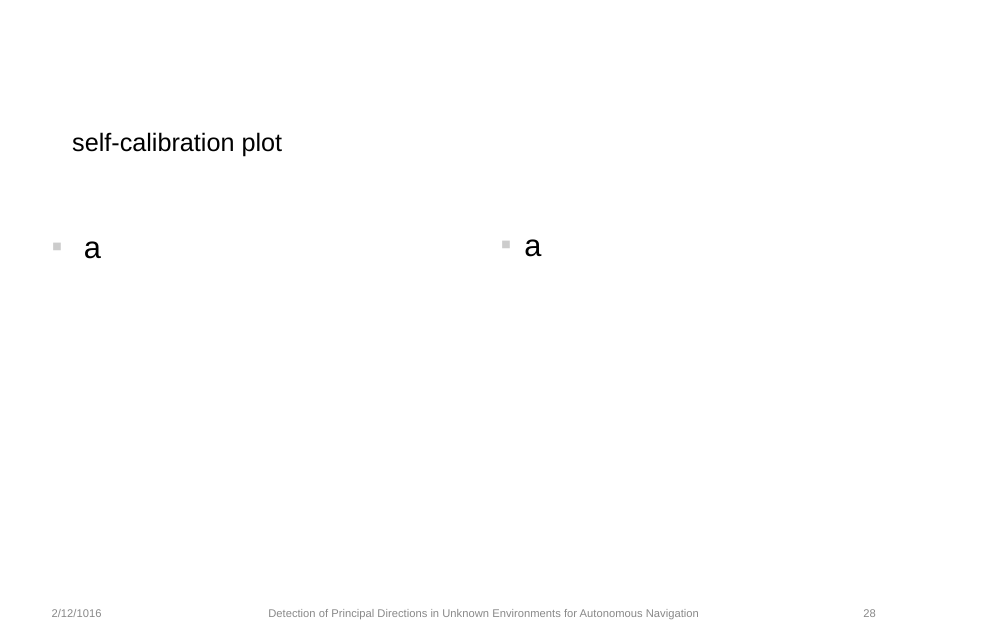
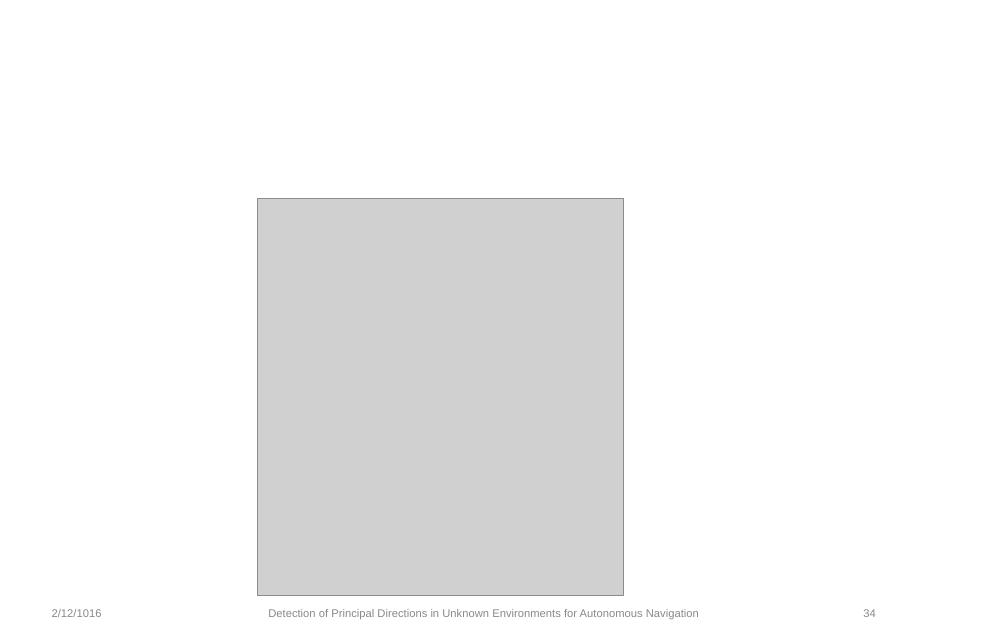
Before and after one commit to yitong-quan/thesis_indoorLocalization, a slide deck: slide 34 of text_editing/ppt/Zwischenpraesentation.ppt (slide 28 before the commit). Drawn at 1008x630 pixels with LibreOffice and Linux fonts; fonts in the diff are those of the drawing; grey boxes stand for pictures; background and template pictures are left out. Boxes give left, top, right and bottom in pixels: in the first picture for what was removed or moved away, otherwise in the second. Text is boxed around its words. In the diff, an @@ line names an element or a change of style, - is before the commit and + after.

```diff
--- a/text_editing/ppt/Zwischenpraesentation.ppt
+++ b/text_editing/ppt/Zwischenpraesentation.ppt
@@ text removed at box(72, 132, 283, 157) @@
-self-calibration plot
@@ picture added at box(258, 199, 624, 596) @@
@@ text removed at box(524, 239, 541, 257) @@
-▪ a
@@ text removed at box(84, 241, 101, 259) @@
-▪ a
```
Also in this commit, not shown: 6 other slides changed, 8 slides added, 15 other files.
